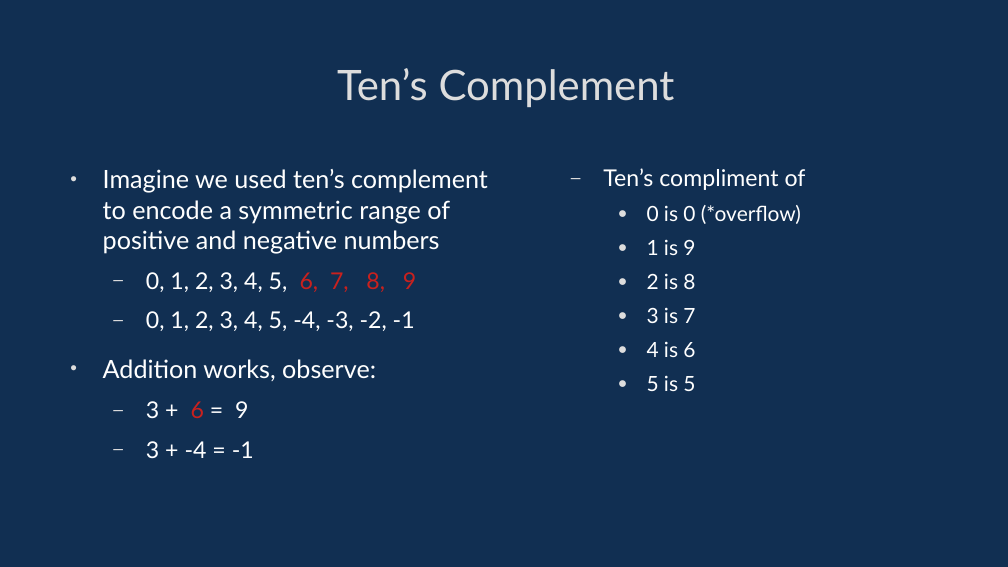
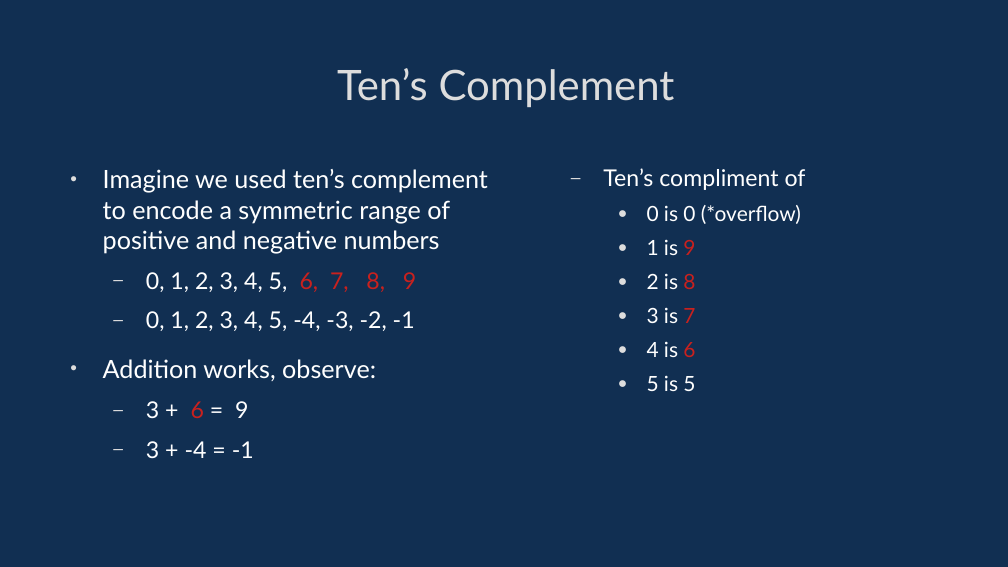
Before and after one commit to davidgundry/maths22-23, a slide deck: slide 62 of slides/maths-3-numerical-systems.odp. Drawn at 1008x567 pixels with LibreOffice and Linux fonts; fonts in the diff are those of the drawing. Boxes give left, top, right and bottom in pixels: in the first picture for what was removed or moved away, otherwise in the second. Text is boxed around its words. In the diff, an @@ line names an element or a change of style, - is before the commit and + after.

```diff
--- a/slides/maths-3-numerical-systems.odp
+++ b/slides/maths-3-numerical-systems.odp
@@ text at box(647, 239, 695, 357): text colour #FFFFFF to #C9211E in "9", "8", "7", "6" @@
```
Also in this commit, not shown: 11 other slides changed, 1 other file.
